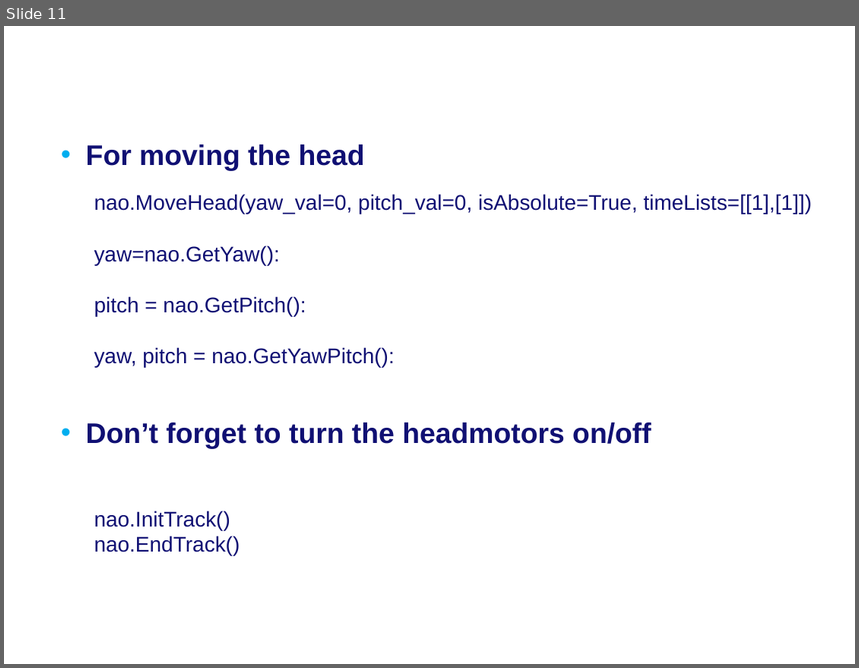
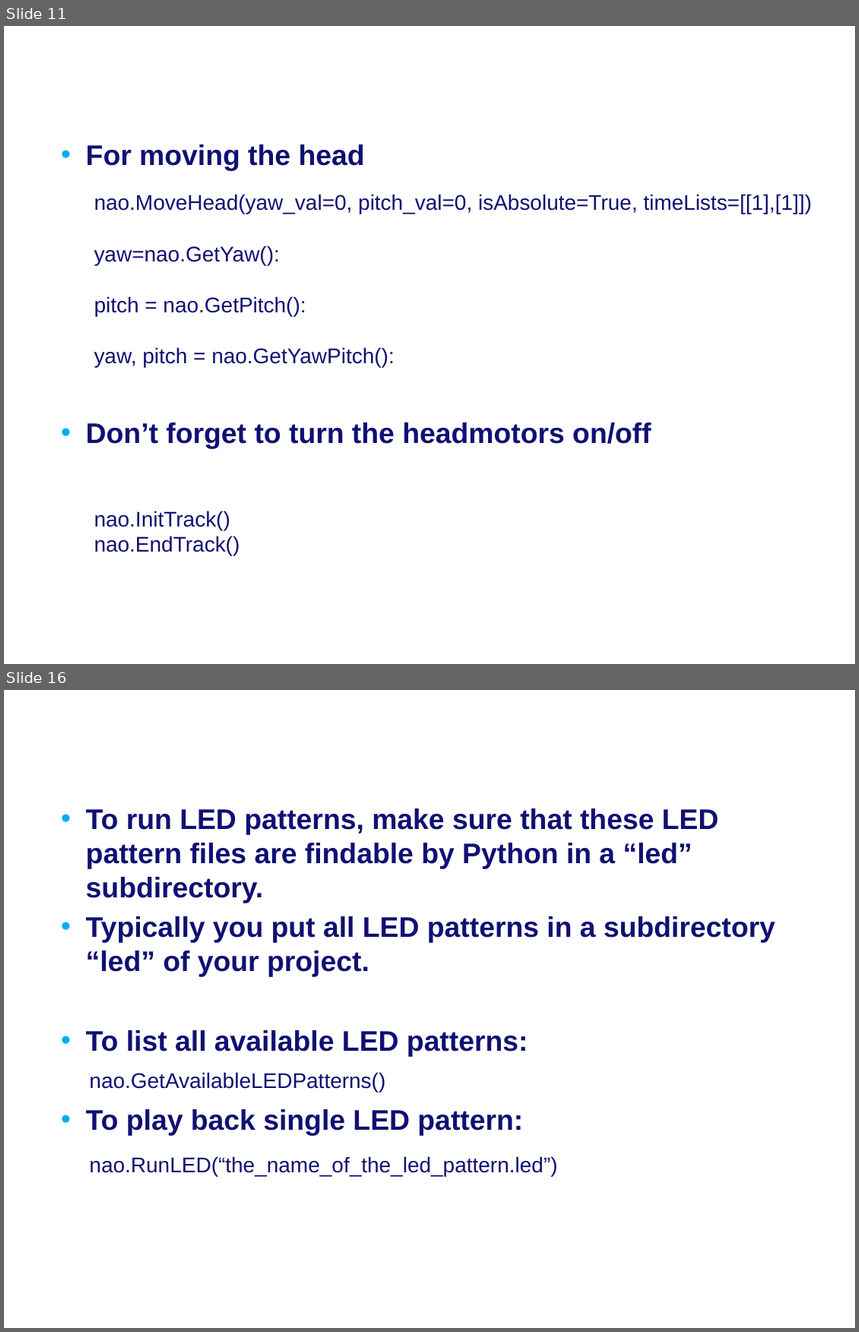
Before and after one commit to Rctue/nao-lib, a slide deck: Manual nao-lib.pptx. Shown one above the other, each under a label of ours: slide 11 before the commit, slides 11 and 16 after it; the slides between them are not shown. The pictures are 859x668 and 859x1332 pixels, drawn with LibreOffice and Linux fonts; fonts in the diff are those of the drawing; background and template pictures are left out. Boxes give left, top, right and bottom in pixels: in the first picture for what was removed or moved away, otherwise in the second. Text is boxed around its words. In the diff, an @@ line names an element or a change of style, - is before the commit and + after.

```diff
--- a/Manual nao-lib.pptx
+++ b/Manual nao-lib.pptx
@@ slide 16 added at [4, 690, 855, 1328], background #FFFFFF @@
@@ text added at [86, 809, 775, 1136], 24 pt, text #101073, bold @@
+• To run LED patterns, make sure that these LED pattern files are findable by Python in a “led” subdirectory.
+• Typically you put all LED patterns in a subdirectory “led” of your project.
+• To list all available LED patterns:
+• To play back single LED pattern:
@@ title added at [126, 809, 364, 835], 28 pt, text #FFFFFF, bold @@
+Run LED patterns
@@ text added at [89, 1072, 386, 1092], 18 pt, text #101073 @@
+nao.GetAvailableLEDPatterns()
@@ text added at [89, 1157, 557, 1176], 18 pt, text #101073 @@
+nao.RunLED(“the_name_of_the_led_pattern.led”)
```
Also in this commit, not shown: 1 slide changed, 7 other slides added, 1 slide removed, 2 other files.
